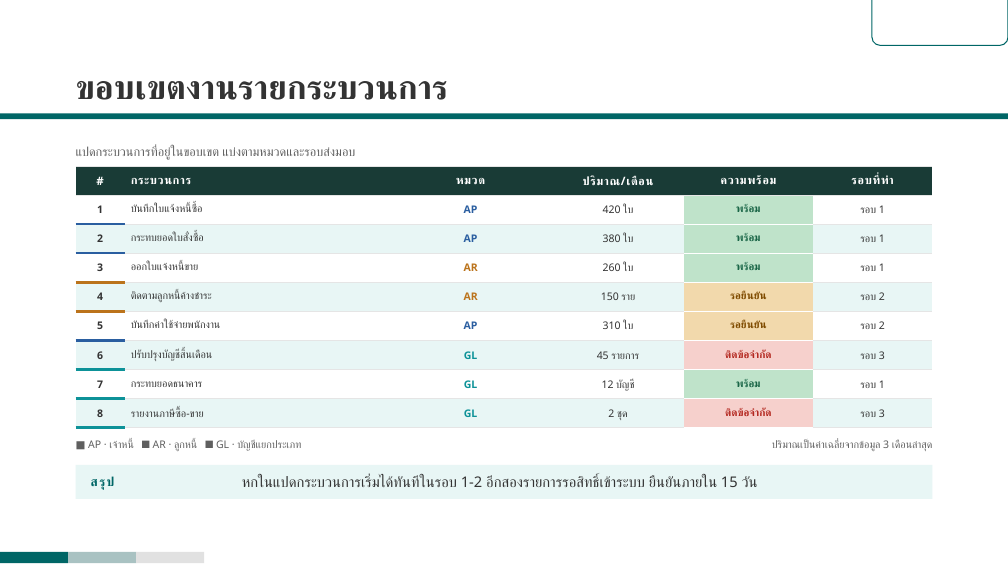
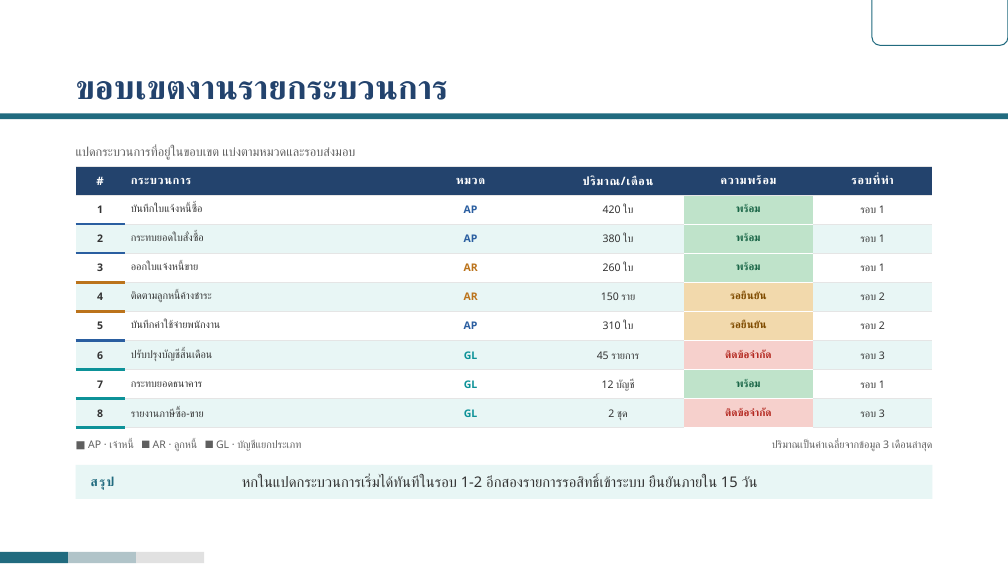
Before and after one commit to rofthanakrit-maker/nct-design-system, a slide deck: slide 12 of NCT-Slide-Template-Corp-Demo.pptx. Drawn at 1008x567 pixels with LibreOffice and Linux fonts; fonts in the diff are those of the drawing; background and template pictures are left out. Boxes give left, top, right and bottom in pixels: in the first picture for what was removed or moved away, otherwise in the second. Text is boxed around its words. In the diff, an @@ line names an element or a change of style, - is before the commit and + after.

Commit message:
Dress corp in the website palette and make it the default brand
Corp carried its own teal set (#006666 accent, #8CC2C2 on dark, #193B36 dark
fill, ink headings). It now wears the same colours as web - TEAL, TEAL_UP,
NAVY, DEEP - and differs only in chrome geometry: full-bleed rule, corner
lockup, three-segment foot bar.

- tokens.py drops CORP, CORP_DEEP and CORP_UP; CORP_BAR_MID is recomputed
  as TEAL under CORP_DIM at 75% (#B1C4C9).
- parts_master's accent/accent_up/heading/dark/deep return the web values in
  both brands, and the corp rule, lockup outline and foot bar read accent().
- slides.css no longer repoints the role tokens under .nct-slide--corp.
- check_template's brand-leak check is gone: house colours in a corp build
  are now the intent, not a leak.

Corp is also the default brand: Slide/Deck default to brand="corp", and
conventions.md tells the design agent to build every deck in corp (and start
PowerPoint work from NCT-Slide-Template-Corp.potx) unless asked for web. The
house demo deck and its preview now pass brand="web" explicitly.

Templates rebuilt, check_template passes on all four files, previews
re-rendered from PowerPoint.

```diff
--- a/NCT-Slide-Template-Corp-Demo.pptx
+++ b/NCT-Slide-Template-Corp-Demo.pptx
@@ round same rect at (872, 0, 1008, 45): outline #006666 1 pt to #216B7F 1 pt @@
@@ title "ขอบเขตงานรายกระบวนการ" at (76, 81, 449, 100): text colour #333333 to #23436D @@
@@ rectangle at (0, 113, 1008, 119): fill #006666 to #216B7F @@
@@ table at (76, 166, 932, 428) @@
@@ fill #193B36 to #23436D in row 1 @@
@@ text "สรุป" at (91, 477, 115, 490): text colour #006666 to #216B7F @@
@@ rectangle at (0, 552, 68, 563): fill #006666 to #216B7F @@
@@ rectangle at (68, 552, 136, 563): fill #A9C2C2 to #B1C4C9 @@
```
Also in this commit, not shown: 19 other slides changed, 40 other files.
